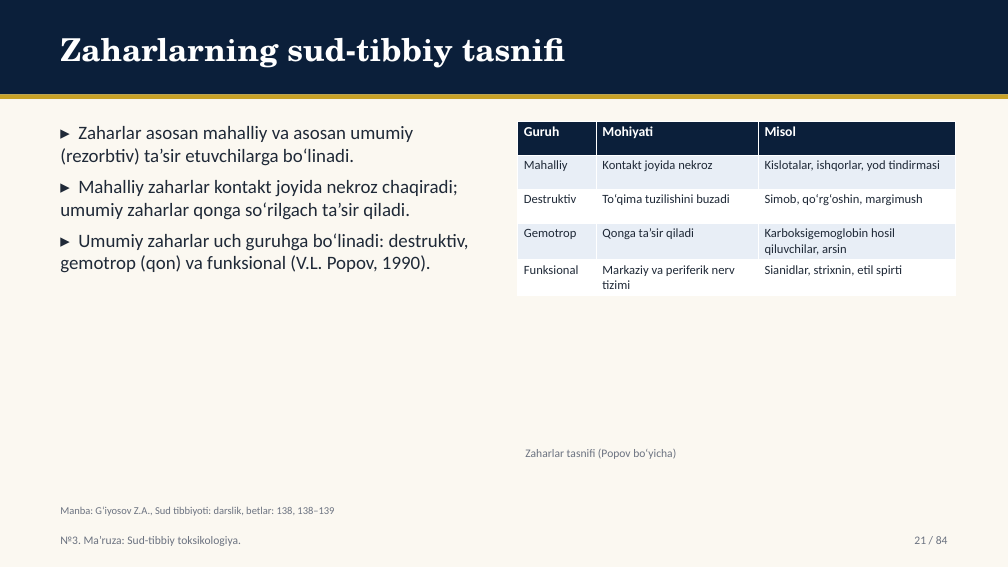
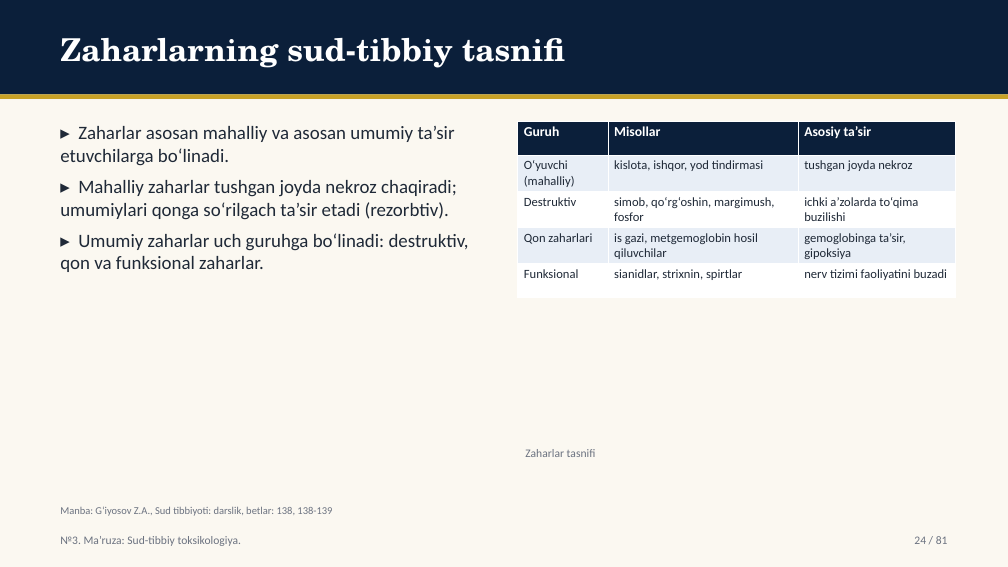
Before and after one commit to davlatsudekspert/forensic-expert, a slide deck: slide 24 of out/5-kurs-tibbiy-profilaktika-08.pptx (slide 21 before the commit). Drawn at 1008x567 pixels with LibreOffice and Linux fonts; fonts in the diff are those of the drawing. Boxes give left, top, right and bottom in pixels: in the first picture for what was removed or moved away, otherwise in the second. Text is boxed around its words. In the diff, an @@ line names an element or a change of style, - is before the commit and + after.

Commit message:
slides output: 4-kurs-davolash-10,4-kurs-pediatriya-11,4-kurs-pediatriya-12,5-kurs-tibbiy-profilaktika-08,5-kurs-tibbiy-profilaktika-09,ktp26-u-05,ktp26-u-14

```diff
--- a/out/5-kurs-tibbiy-profilaktika-08.pptx
+++ b/out/5-kurs-tibbiy-profilaktika-08.pptx
@@ text at box(60, 126, 469, 272): text changed @@
-▸ Zaharlar asosan mahalliy va asosan umumiy (rezorbtiv) ta’sir etuvchilarga bo‘linadi.
-▸ Mahalliy zaharlar kontakt joyida nekroz chaqiradi; umumiy zaharlar qonga so‘rilgach ta’sir qiladi.
-▸ Umumiy zaharlar uch guruhga bo‘linadi: destruktiv, gemotrop (qon) va funksional (V.L. Popov, 1990).
+▸ Zaharlar asosan mahalliy va asosan umumiy ta’sir etuvchilarga bo‘linadi.
+▸ Mahalliy zaharlar tushgan joyda nekroz chaqiradi; umumiylari qonga so‘rilgach ta’sir etadi (rezorbtiv).
+▸ Umumiy zaharlar uch guruhga bo‘linadi: destruktiv, qon va funksional zaharlar.
@@ table at box(518, 121, 954, 291) @@
-row 1, column 2: Mohiyati
+row 1, column 2: Misollar
-row 1, column 3: Misol
+row 1, column 3: Asosiy ta’sir
-row 2: Mahalliy | Kontakt joyida nekroz | Kislotalar, ishqorlar, yod tindirmasi
+row 2: O‘yuvchi (mahalliy) | kislota, ishqor, yod tindirmasi | tushgan joyda nekroz
-row 3, column 2: To‘qima tuzilishini buzadi
+row 3, column 2: simob, qo‘rg‘oshin, margimush, fosfor
-row 3, column 3: Simob, qo‘rg‘oshin, margimush
+row 3, column 3: ichki a’zolarda to‘qima buzilishi
-row 4: Gemotrop | Qonga ta’sir qiladi | Karboksigemoglobin hosil qiluvchilar, arsin
+row 4: Qon zaharlari | is gazi, metgemoglobin hosil qiluvchilar | gemoglobinga ta’sir, gipoksiya
-row 5, column 2: Markaziy va periferik nerv tizimi
+row 5, column 2: sianidlar, strixnin, spirtlar
-row 5, column 3: Sianidlar, strixnin, etil spirti
+row 5, column 3: nerv tizimi faoliyatini buzadi
@@ text at box(525, 449, 596, 457): text changed @@
-Zaharlar tasnifi (Popov bo‘yicha)
+Zaharlar tasnifi
@@ text at box(60, 506, 332, 516): text changed @@
-Manba: G‘iyosov Z.A., Sud tibbiyoti: darslik, betlar: 138, 138–139
+Manba: G‘iyosov Z.A., Sud tibbiyoti: darslik, betlar: 138, 138-139
@@ text at box(914, 536, 948, 544): text changed @@
-21 / 84
+24 / 81
```
Also in this commit, not shown: 59 other slides changed, 19 slides added, 22 slides removed, 30 other files.
